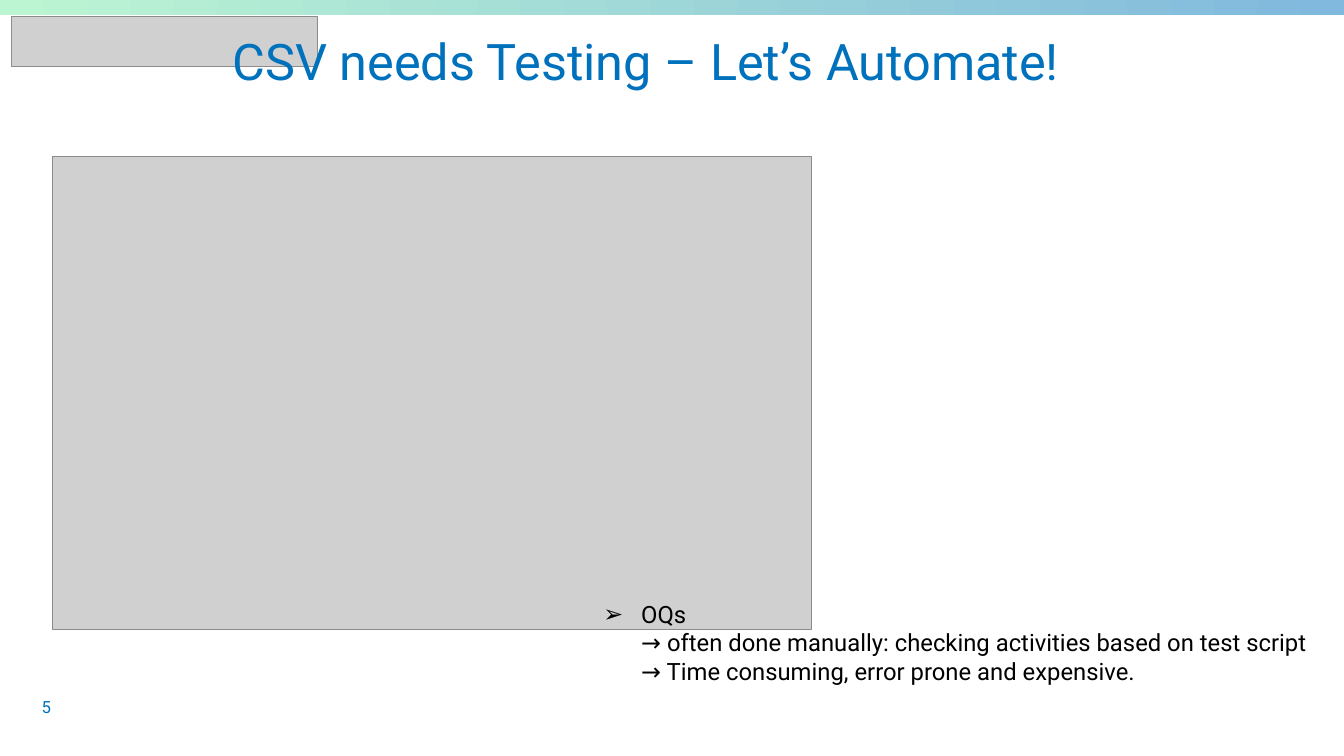
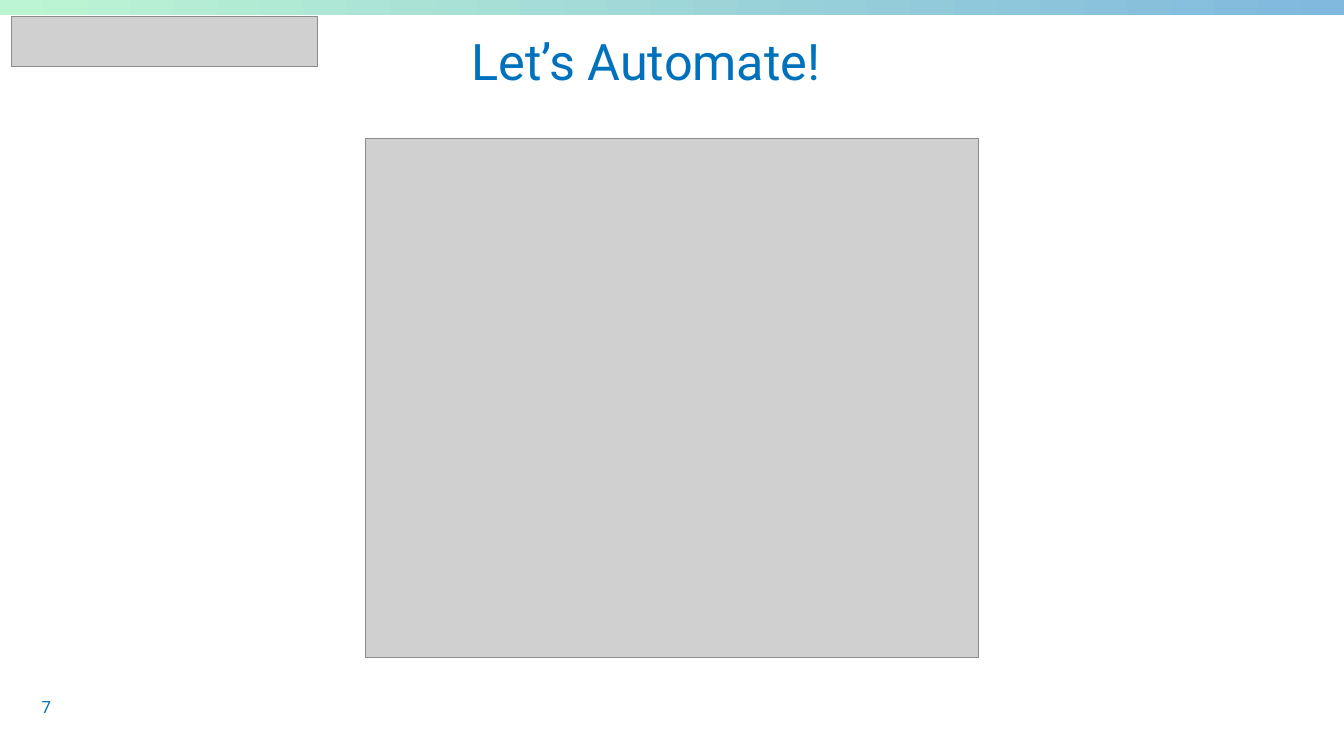
Before and after one commit to sableu/BDD4OQ, a slide deck: slide 7 of thesis/Presentation/FinalPresentation.pptx (slide 5 before the commit). Drawn at 1344x756 pixels with LibreOffice and Linux fonts; fonts in the diff are those of the drawing; grey boxes stand for pictures; background and template pictures are left out. Boxes give left, top, right and bottom in pixels: in the first picture for what was removed or moved away, otherwise in the second. Text is boxed around its words. In the diff, an @@ line names an element or a change of style, - is before the commit and + after.

```diff
--- a/thesis/Presentation/FinalPresentation.pptx
+++ b/thesis/Presentation/FinalPresentation.pptx
@@ title at box(471, 42, 821, 81): text changed @@
-CSV needs Testing – Let’s Automate!
+Let’s Automate!
@@ picture added at box(365, 139, 978, 658) @@
@@ picture removed at box(53, 157, 813, 630) @@
@@ text removed at box(641, 606, 1306, 685) @@
-    ➢ OQs
-      → often done manually: checking activities based on test script
-      → Time consuming, error prone and expensive.
@@ page number at box(42, 701, 51, 713): text changed @@
-5
+7
```
Also in this commit, not shown: 2 other slides changed, 6 slides added.
